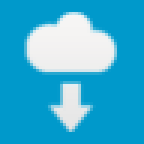
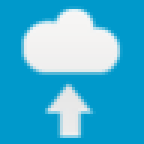
Comparing the layer stacks of the two 144 x 144 images. Changes:
showed "Pasted Layer", moved it above "Pasted Layer #1", painted on it over [21, 6, 123, 138]
hid "Pasted Layer #1" over [24, 12, 120, 132]
